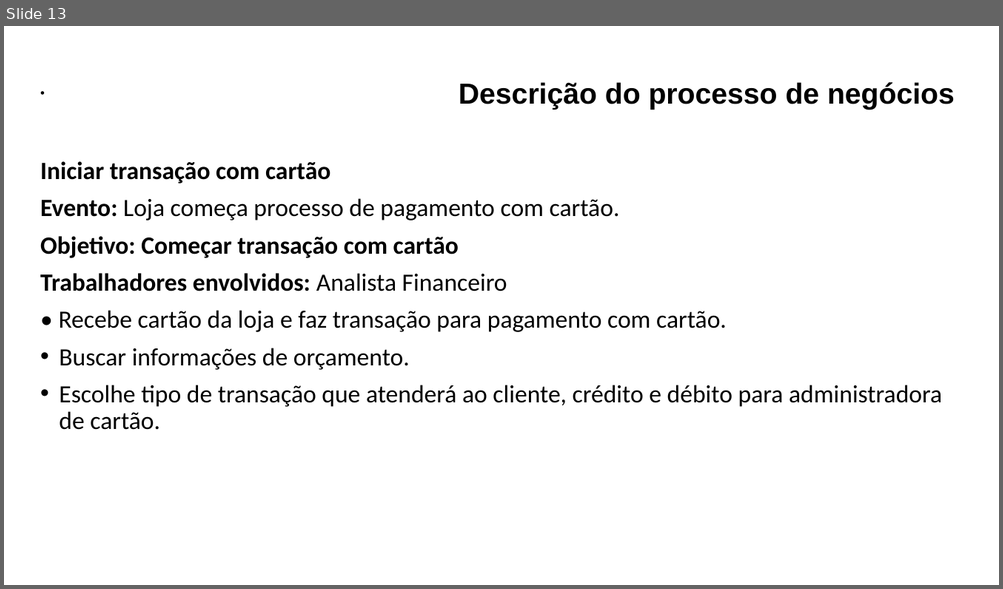
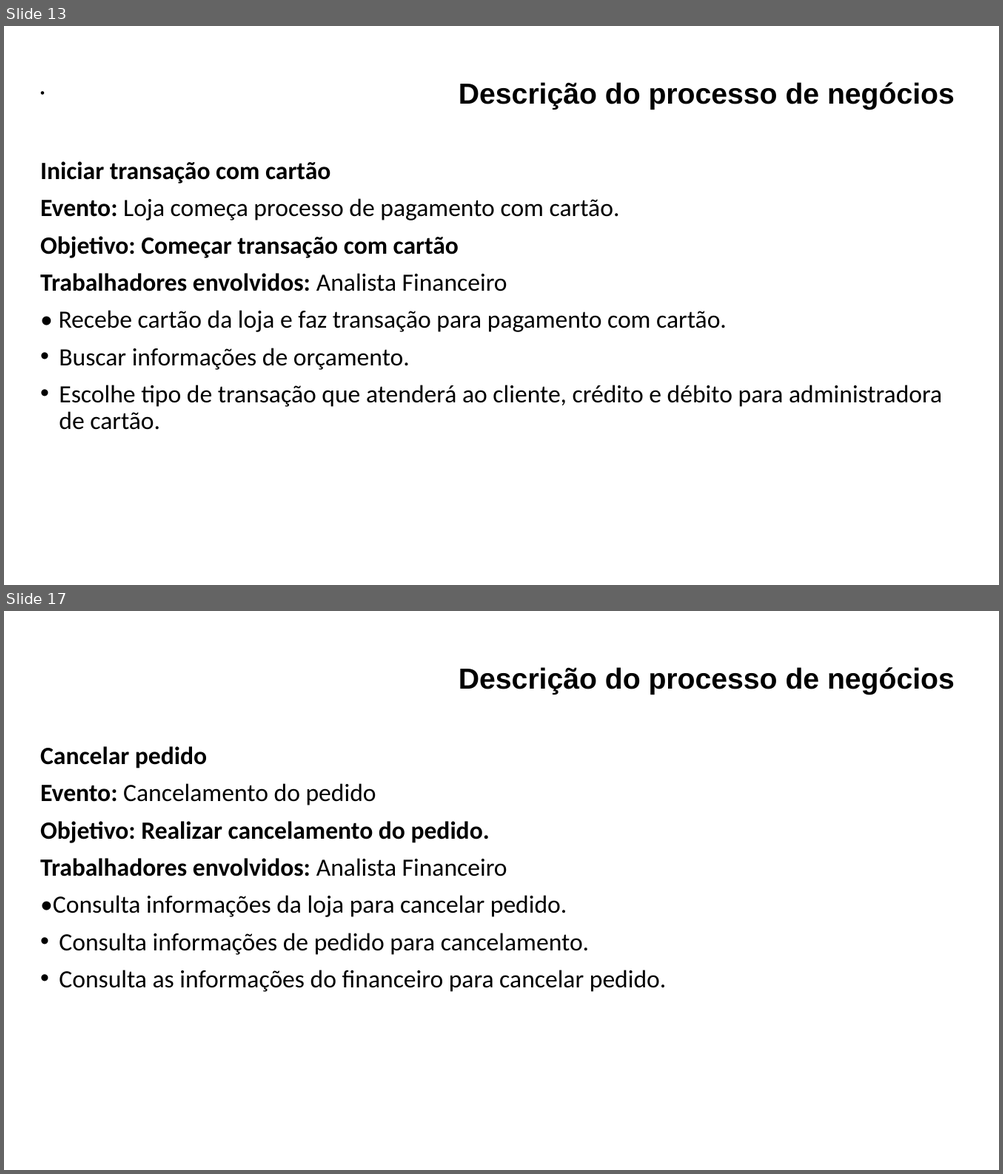
Before and after one commit to maapsystem/MaapSystem, a slide deck: artefatos/18 - Descrição de processos de Negócios.pptx. Shown one above the other, each under a label of ours: slide 13 before the commit, slides 13 and 17 after it; the slides between them are not shown. The pictures are 1003x589 and 1003x1174 pixels, drawn with LibreOffice and Linux fonts; fonts in the diff are those of the drawing. Boxes give left, top, right and bottom in pixels: in the first picture for what was removed or moved away, otherwise in the second. Text is boxed around its words. In the diff, an @@ line names an element or a change of style, - is before the commit and + after.

```diff
--- a/artefatos/18 - Descrição de processos de Negócios.pptx
+++ b/artefatos/18 - Descrição de processos de Negócios.pptx
@@ slide 17 added at [4,611,999,1170], background #FFFFFF @@
@@ text added at [40,667,954,992], 24 pt, text #000000 @@
+Descrição do processo de negócios
+Cancelar pedido
+Evento: Cancelamento do pedido
+Objetivo: Realizar cancelamento do pedido.
+Trabalhadores envolvidos: Analista Financeiro
+•Consulta informações da loja para cancelar pedido.
+• Consulta informações de pedido para cancelamento.
+• Consulta as informações do financeiro para cancelar pedido.
```
Also in this commit, not shown: 1 slide changed, 2 other slides added, 14 other files.
